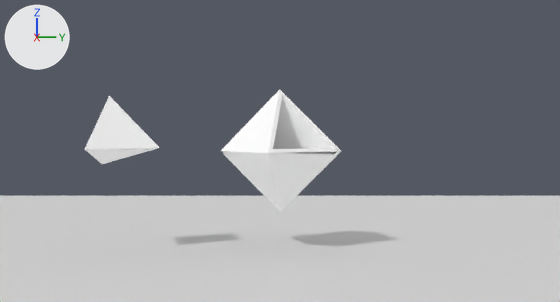
Renders of the Blender file Esfera/src/test/Base.blend from each side of a commit.
One viewpoint serves both versions: the file's camera 'Camera'. The lights are fixed; the arrows at upper left show +X, +Y and +Z.

The older version as bpy lines, for what is in view:
```python
me_obj_000003_002 = bpy.data.meshes.new('Obj_000003.002')
me_obj_000003_002.from_pydata(...)  # 747 vertices, 249 faces; spans x -25.1..25.1, y -21.4..21.4, z -21.4..21.4
me_obj_000003_002.materials.append(mat_mat2)  # white #ffffff
me_obj_000004_004 = bpy.data.meshes.new('Obj_000004.004')
me_obj_000004_004.from_pydata(...)  # 81 vertices, 27 faces; spans x -22.5..5.7, y -7.9..19.8, z -10.7..18.5
# faces by material slot: [8, 19]
me_obj_000004_004.materials.append(mat_mat3_001)  # white #ffffff
me_obj_000004_004.materials.append(mat_mat4_003)  # white #ffffff
me_plane = bpy.data.meshes.new('Plane')
me_plane.from_pydata([(1.0, -1.0, 0.0), (-1.0, -1.0, 0.0), (1.0, 1.0, 0.0), (-1.0, 1.0, 0.0)], [], [(2, 3, 1, 0)])
ob_octaedro = bpy.data.objects.new('Octaedro', me_obj_000003_002)
ob_octaedro.location = (0.0, 0.0, 0.0)
ob_octaedro.rotation_euler = (0.524, 0.0, -1.745)  # degrees (30, 0, -100)
ob_octaedro.scale = (0.1, 0.1, 0.1)
ob_plane = bpy.data.objects.new('Plane', me_plane)
ob_plane.location = (0.0, 0.0, -4.0)
ob_plane.scale = (30.0, 30.0, 1.0)
ob_tetraedro = bpy.data.objects.new('Tetraedro', me_obj_000004_004)
ob_tetraedro.location = (0.0, -7.0, 0.0)
ob_tetraedro.rotation_euler = (0.524, 0.0, -1.745)  # degrees (30, 0, -100)
ob_tetraedro.scale = (0.1, 0.1, 0.1)
```
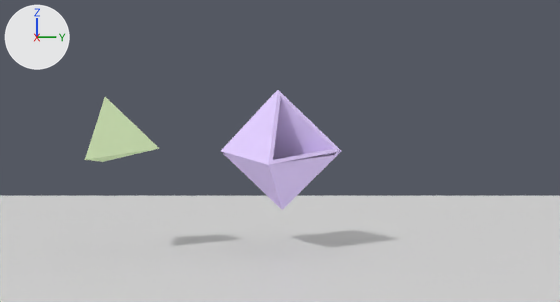
Commit message: con el rebote

Patch to the scene script:
```diff
--- a/Esfera/src/test/Base.blend.py
+++ b/Esfera/src/test/Base.blend.py
@@ mat_plasticoocta_001 @@
+mat_plasticoocta_001 = diffuse_material('PlasticoOcta.001')
+mat_plasticoocta_001.base_color = (0.76, 0.623, 1.0)  # purple #e2cfff
@@ mat_plasticotetra_001 @@
+mat_plasticotetra_001 = diffuse_material('PlasticoTetra.001')
+mat_plasticotetra_001.base_color = (0.65, 0.8, 0.48)  # green #d3e7b8
@@ me_obj_000004_004 @@
 me_obj_000004_004.from_pydata(...)  # 81 vertices, 27 faces; spans x -22.5..5.7, y -7.9..19.8, z -10.7..18.5
 # used by ob_tetraedro; location = (0.0, -7.0, 0.0); rotation_euler = (0.524, 0.0, -1.745), in degrees (30, 0, -100); scale = (0.1, 0.1, 0.1)
+# me_obj_000004_004 part 1: all 8 faces that had it switch from mat_mat3_001 (white #ffffff) to mat_plasticotetra_001 (green #d3e7b8)
+# me_obj_000004_004 part 2: all 19 faces that had it switch from mat_mat4_003 (white #ffffff) to mat_plasticotetra_001 (green #d3e7b8)
@@ me_obj_000003_002 @@
 me_obj_000003_002.from_pydata(...)  # 747 vertices, 249 faces; spans x -25.1..25.1, y -21.4..21.4, z -21.4..21.4
-me_obj_000003_002.materials.append(mat_mat2)  # white #ffffff
+me_obj_000003_002.materials.append(mat_plasticoocta_001)  # purple #e2cfff
@@ ob_tetraedro @@
 ob_tetraedro.location = (0.0, -7.0, 0.0)
-ob_tetraedro.rotation_euler = (0.524, 0.0, -1.745)  # degrees (30, 0, -100)
+ob_tetraedro.rotation_euler = (0.349, 0.0, -1.745)  # degrees (20, 0, -100)
 ob_tetraedro.scale = (0.1, 0.1, 0.1)
@@ ob_octaedro @@
 ob_octaedro.location = (0.0, 0.0, 0.0)
-ob_octaedro.rotation_euler = (0.524, 0.0, -1.745)  # degrees (30, 0, -100)
+ob_octaedro.rotation_euler = (0.349, 0.0, -1.745)  # degrees (20, 0, -100)
 ob_octaedro.scale = (0.1, 0.1, 0.1)
```

What differs and where, as boxes (x1, y1, x2, y2) in the pictures (560 x 302 px):
'Octaedro', recoloured, turned (white to purple): before (221, 89, 341, 212); after (221, 90, 341, 210)
'Tetraedro', recoloured, turned (white to green): before (85, 96, 159, 164); after (85, 97, 159, 162)
part 1 of me_obj_000004_004, recoloured (white to green): before (85, 96, 159, 150); after (85, 97, 159, 160)
part 2 of me_obj_000004_004, recoloured: before (86, 149, 154, 164); after (89, 149, 156, 162)
